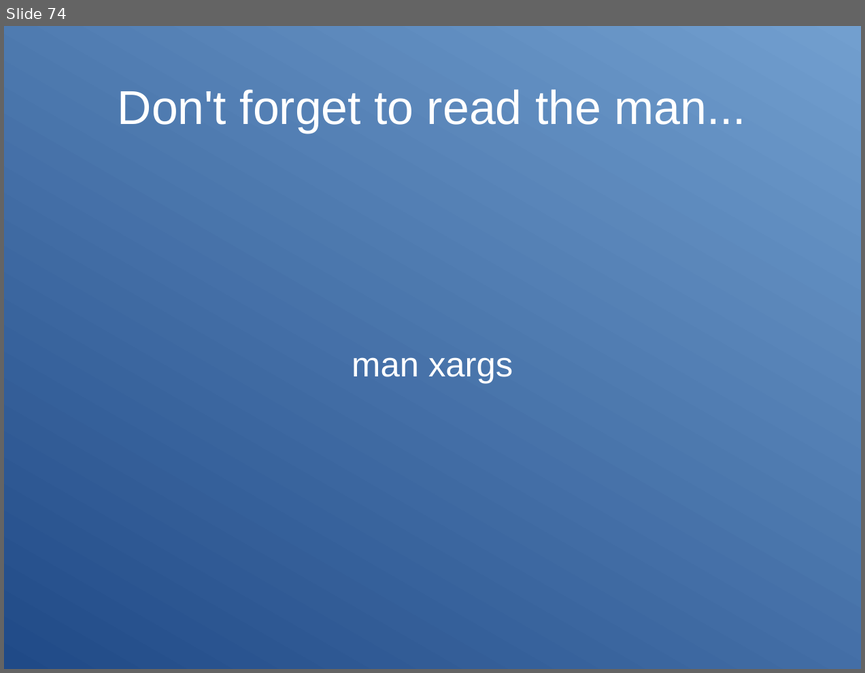
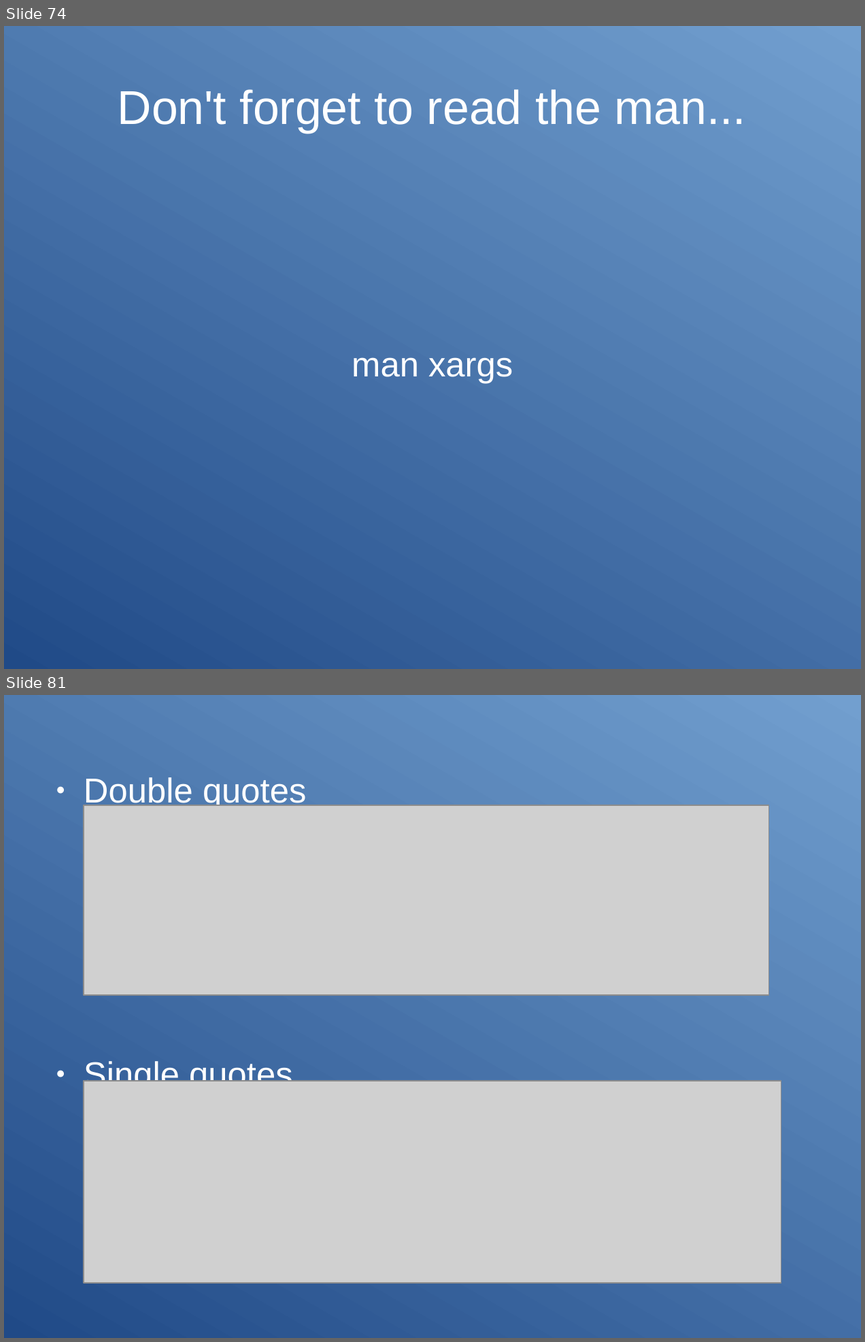
Before and after one commit to Clibre/An-introduction-to-bash, a slide deck: presentation.odp. Shown one above the other, each under a label of ours: slide 74 before the commit, slides 74 and 81 after it; the slides between them are not shown. The pictures are 865x673 and 865x1342 pixels, drawn with LibreOffice and Linux fonts; fonts in the diff are those of the drawing; grey boxes stand for pictures. Boxes give left, top, right and bottom in pixels: in the first picture for what was removed or moved away, otherwise in the second. Text is boxed around its words. In the diff, an @@ line names an element or a change of style, - is before the commit and + after.

```diff
--- a/presentation.odp
+++ b/presentation.odp
@@ slide 81 added at (x1=4, y1=695, x2=861, y2=1338), background gradient #204A87 to #729FCF @@
@@ text added at (x1=84, y1=777, x2=306, y2=1093), 32 pt, text #FFFFFF @@
+● Double quotes
+● Single quotes
@@ picture added at (x1=84, y1=805, x2=769, y2=995) @@
@@ picture added at (x1=84, y1=1081, x2=781, y2=1283) @@
```
Also in this commit, not shown: 8 other slides added, 7 other files.
